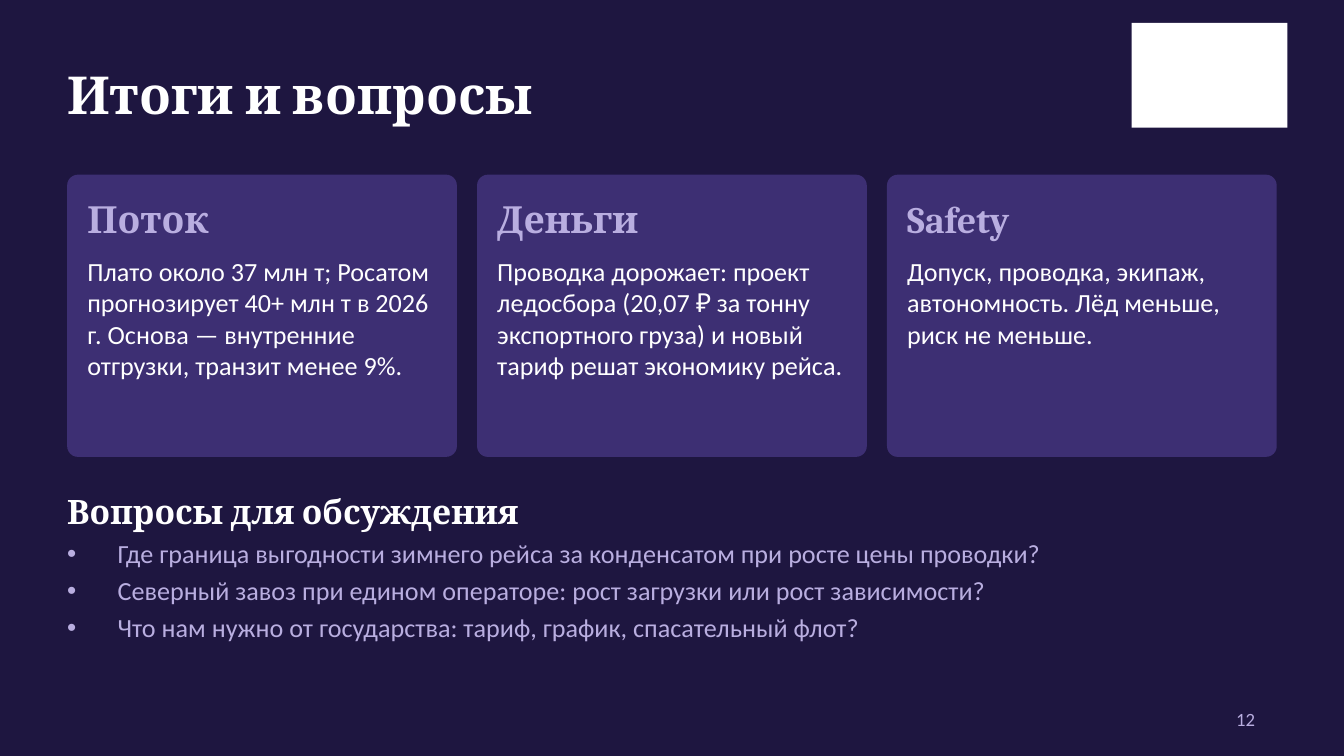
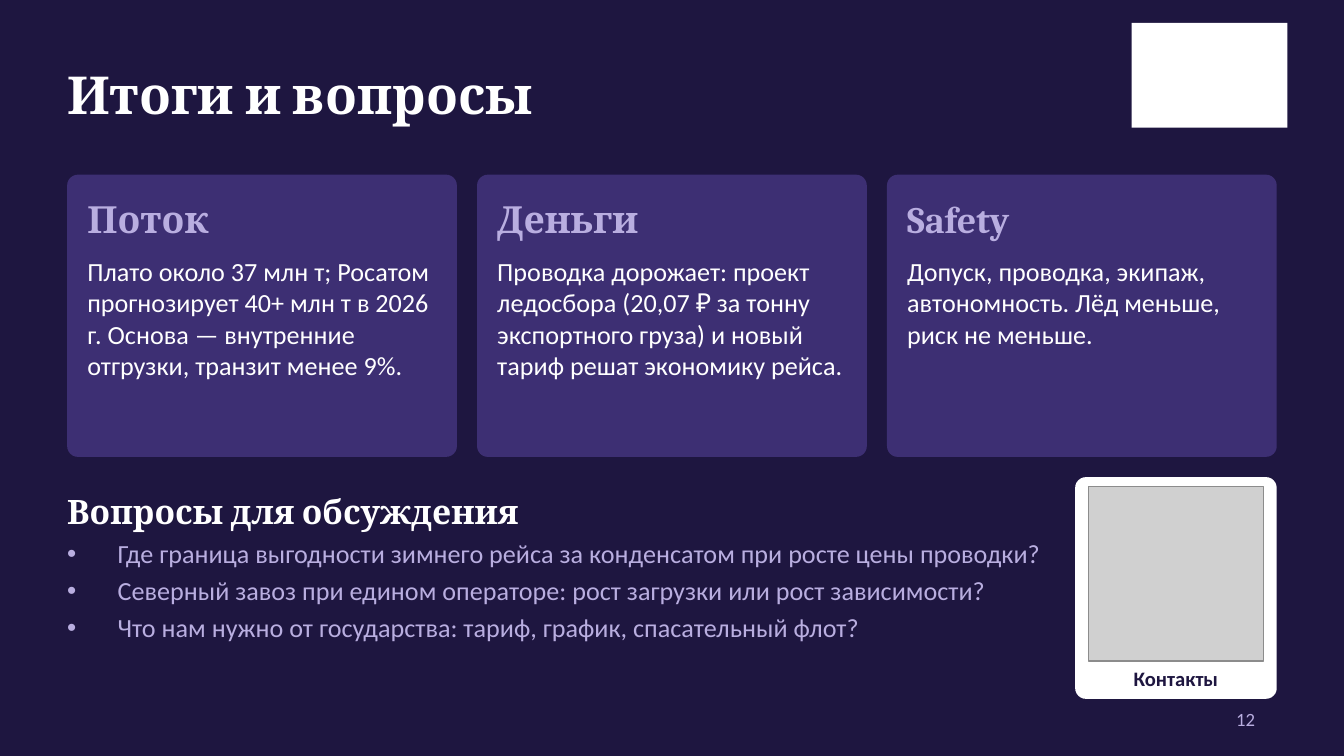
Before and after one commit to Mike-Pits/Arctic_presentation_2026_10_20, a slide deck: slide 12 of Arktika_dengi_i_bezopasnost.pptx. Drawn at 1344x756 pixels with LibreOffice and Linux fonts; fonts in the diff are those of the drawing; grey boxes stand for pictures; background and template pictures are left out. Boxes give left, top, right and bottom in pixels: in the first picture for what was removed or moved away, otherwise in the second. Text is boxed around its words. In the diff, an @@ line names an element or a change of style, - is before the commit and + after.

```diff
--- a/Arktika_dengi_i_bezopasnost.pptx
+++ b/Arktika_dengi_i_bezopasnost.pptx
@@ rounded rectangle added at <box>1075,477,1277,699</box>, fill #FFFFFF @@
@@ picture added at <box>1089,487,1263,661</box> @@
@@ text added at <box>1134,672,1218,686</box>, 11 pt, text #1E1640, bold @@
+Контакты
```
Also in this commit, not shown: 1 other slide changed, 5 other files.
